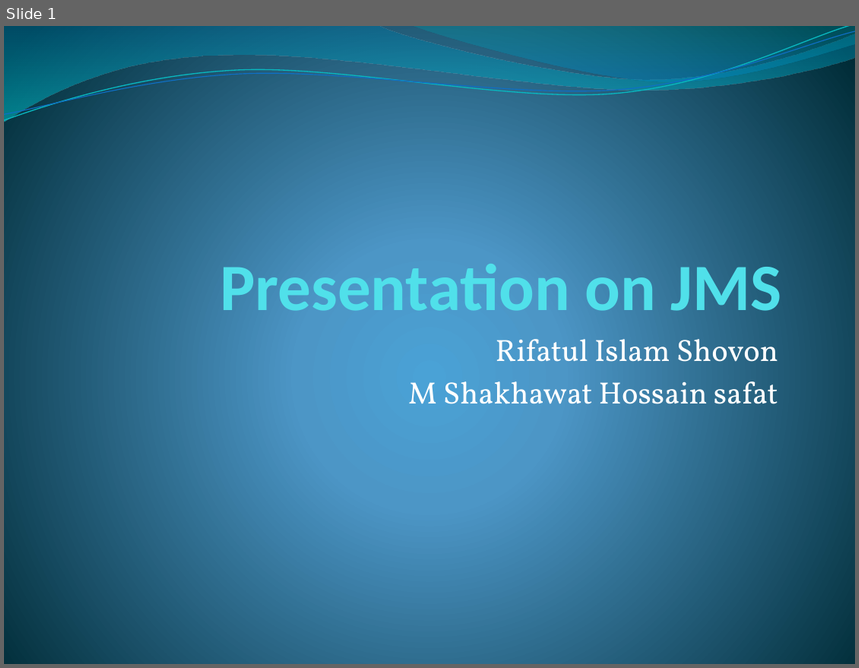
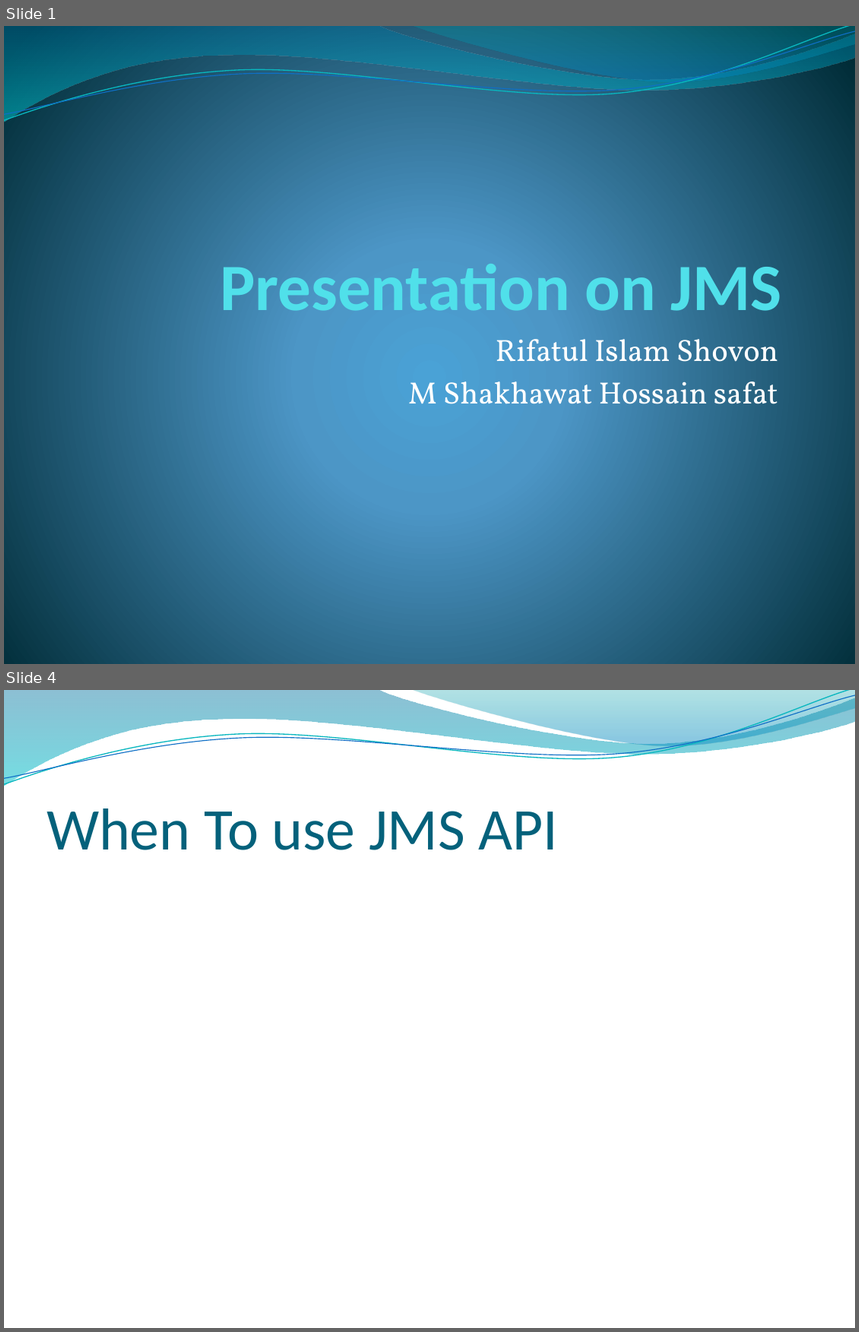
Before and after one commit to shovonis/presentation, a slide deck: jms.pptx. Shown one above the other, each under a label of ours: slide 1 before the commit, slides 1 and 4 after it; the slides between them are not shown. The pictures are 859x668 and 859x1332 pixels, drawn with LibreOffice and Linux fonts; fonts in the diff are those of the drawing; background and template pictures are left out. Boxes give left, top, right and bottom in pixels: in the first picture for what was removed or moved away, otherwise in the second. Text is boxed around its words. In the diff, an @@ line names an element or a change of style, - is before the commit and + after.

```diff
--- a/jms.pptx
+++ b/jms.pptx
@@ slide 4 added at (4, 690, 855, 1328), background picture (left out); not listed: 4 template elements that a slide beside it also shows @@
@@ title added at (47, 809, 559, 850), 50 pt, text #04617B @@
+When To use JMS API
```
Also in this commit, not shown: 1 slide changed, 3 other slides added.
